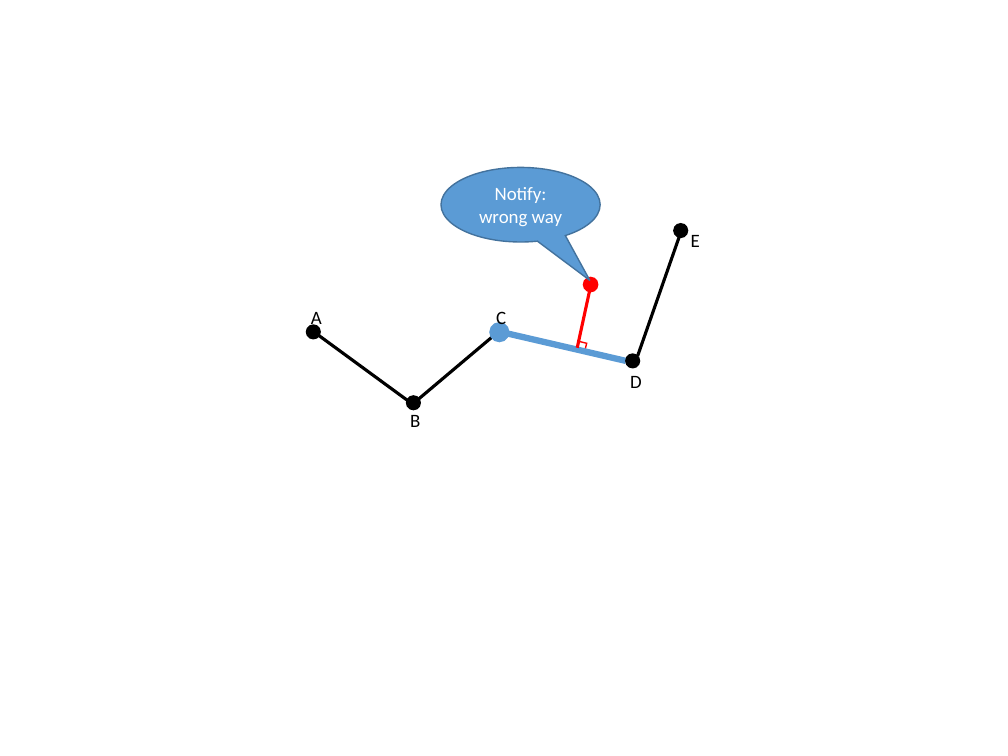
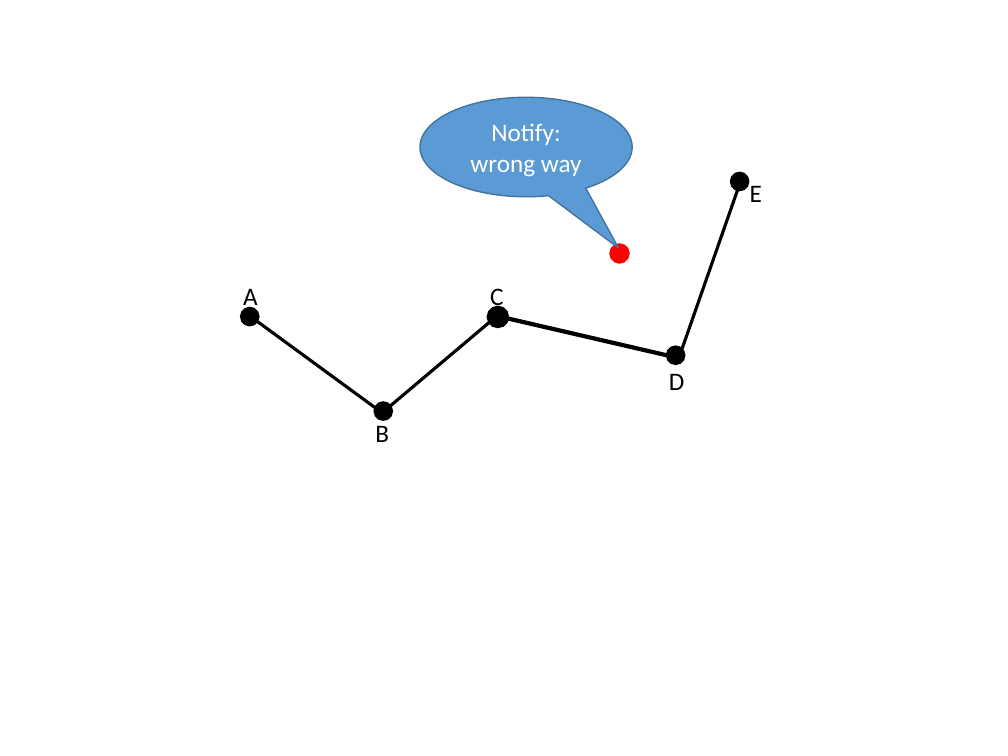
Before and after one commit to hqt/street-router, a slide deck: slide 81 of Document/presentation/full presentation.pptx. Drawn at 1008x756 pixels with LibreOffice and Linux fonts; fonts in the diff are those of the drawing. Boxes give left, top, right and bottom in pixels: in the first picture for what was removed or moved away, otherwise in the second. Text is boxed around its words. In the diff, an @@ line names an element or a change of style, - is before the commit and + after.

```diff
--- a/Document/presentation/full presentation.pptx
+++ b/Document/presentation/full presentation.pptx
@@ speech bubble "Notify: wrong way": place and size @@
-speech bubble "Notify: wrong way" at (442,167,601,242)
+speech bubble "Notify: wrong way" at (420,98,633,198)
@@ ellipse: place and size @@
-ellipse at (674,224,688,238)
+ellipse at (731,172,749,191)
@@ size 13.5 to 18 pt in 6 elements at (490,288,503,311), (669,373,684,390), (375,425,389,442), (243,288,258,311), (420,98,633,198), (750,185,762,202) @@
@@ text "E": place and size @@
-text "E" at (691,235,700,247)
+text "E" at (750,185,762,202)
@@ line moved from (638, 356) - (680, 233) to (682, 349) - (740, 184) @@
@@ ellipse: place and size @@
-ellipse at (584,277,598,291)
+ellipse at (610,244,629,263)
@@ text "A": place and size @@
-text "A" at (311,312,322,330)
+text "A" at (243,288,258,311)
@@ text "C": place and size @@
-text "C" at (496,309,506,330)
+text "C" at (490,288,503,311)
@@ line removed from (590, 290) to (578, 348) @@
@@ ellipse: place and size @@
-ellipse at (306,325,321,339)
+ellipse at (241,307,259,326)
@@ line moved from (313, 332) - (412, 404) to (250, 316) - (382, 413) @@
@@ line moved from (412, 404) - (499, 332) to (382, 413) - (497, 316) @@
@@ ellipse: place and size @@
-ellipse at (493,326,507,340)
+ellipse at (489,307,507,326)
@@ ellipse at (489,307,507,326): fill #5B9BD5 to #000000; outline #5B9BD5 4.5 pt to #000000 3 pt @@
@@ line moved from (499, 332) - (626, 361) to (497, 316) - (666, 355) @@
@@ line (497, 316) - (666, 355): stroke #5B9BD5 4.5 pt to #000000 3 pt @@
@@ rectangle removed at (577,342,586,352) @@
@@ ellipse: place and size @@
-ellipse at (626,354,640,368)
+ellipse at (666,346,684,364)
@@ text "D": place and size @@
-text "D" at (630,376,642,388)
+text "D" at (669,373,684,390)
@@ text "B": place and size @@
-text "B" at (410,415,420,427)
+text "B" at (375,425,389,442)
@@ ellipse: place and size @@
-ellipse at (406,396,420,410)
+ellipse at (374,402,392,420)
```
Also in this commit, not shown: 92 other slides changed, 13 slides added, 9 slides removed, 2 other files.
